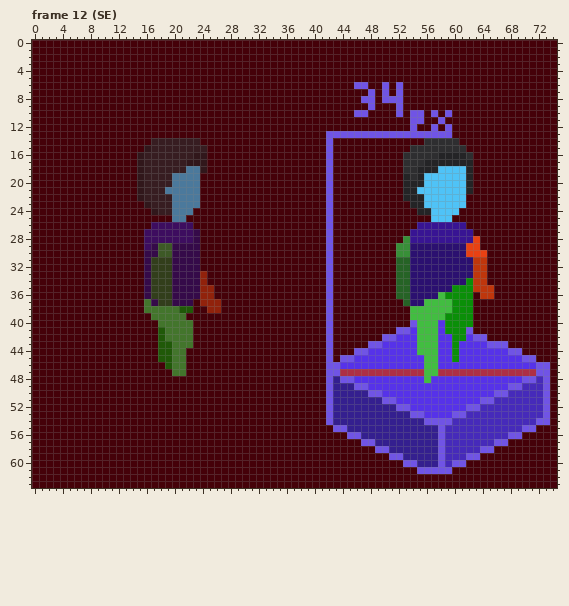
A pixel-art file gets an edit: Dibujo/Aseprite/Practicando/Humano/Boceto_Humano_Caminand_V2.aseprite. Above: the version before the commit.
75x64 pixels, 36 frames. Shown: frame 12 (SE). The commit also changed other frames, which this record leaves out.
The same view after the edit:
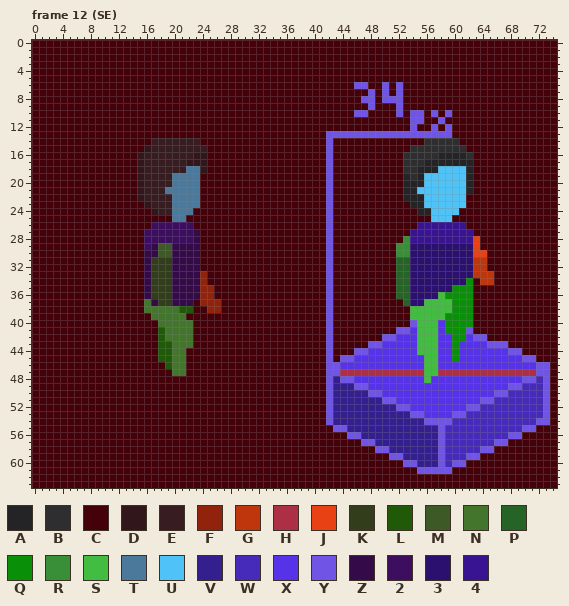
Palette (. is transparent): A #242426  B #2e2e30  C #450109  D #31171b  E #371d21  F #91220b  G #bf360c  H #ad2f45  J #e84113  K #323e1b  L #205908  M #3d5926  N #43752c  P #266326  Q #0a8f08  R #388f38  S #42bd41  T #4b799c  U #4fc3f7  V #341f8f  W #462aba  X #5632e9  Y #7054e5  Z #350a49  2 #3d0d5f  3 #2b1070  4 #381493
Log entry: BackUp_Dibujo_010_AnimacionHumanoColoreada
The exact change:
--- frame 12 (SE), layers "Torso", "Brazo Atras"
@@ x 60..67 @@
 28 444JCCCC
-29 33JJCCCC
-30 33JJJCCC
+29 333JCCCC
+30 333JJCCC
 31 333GGCCC
 32 333GGCCC
-33 333GGCCC
-34 33QGGCCC
-35 QQQGGGCC
-36 QQQCGGCC
+33 333GGGCC
+34 33QCGGCC
+35 QQQCCCCC
+36 QQQCCCCC
 37 QQQCCCCC
Where, in picture pixels (left, top, right, bottom), the same in both pictures:
changed: (466, 243, 494, 299)
